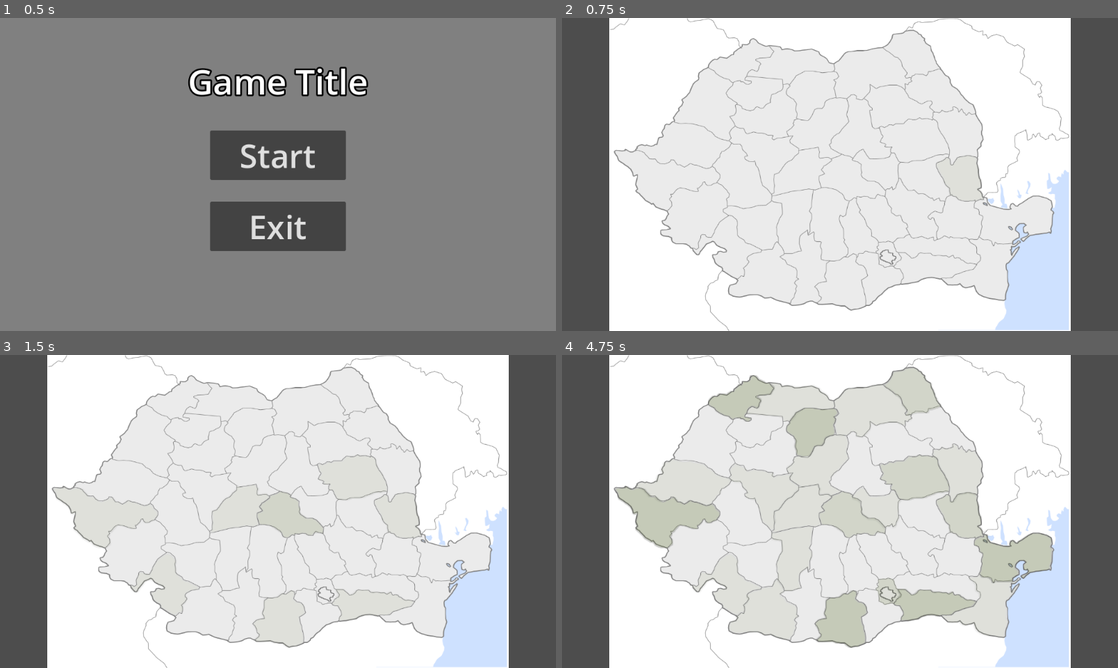
Above: before the commit, frames 1-4 (two rows, left to right).
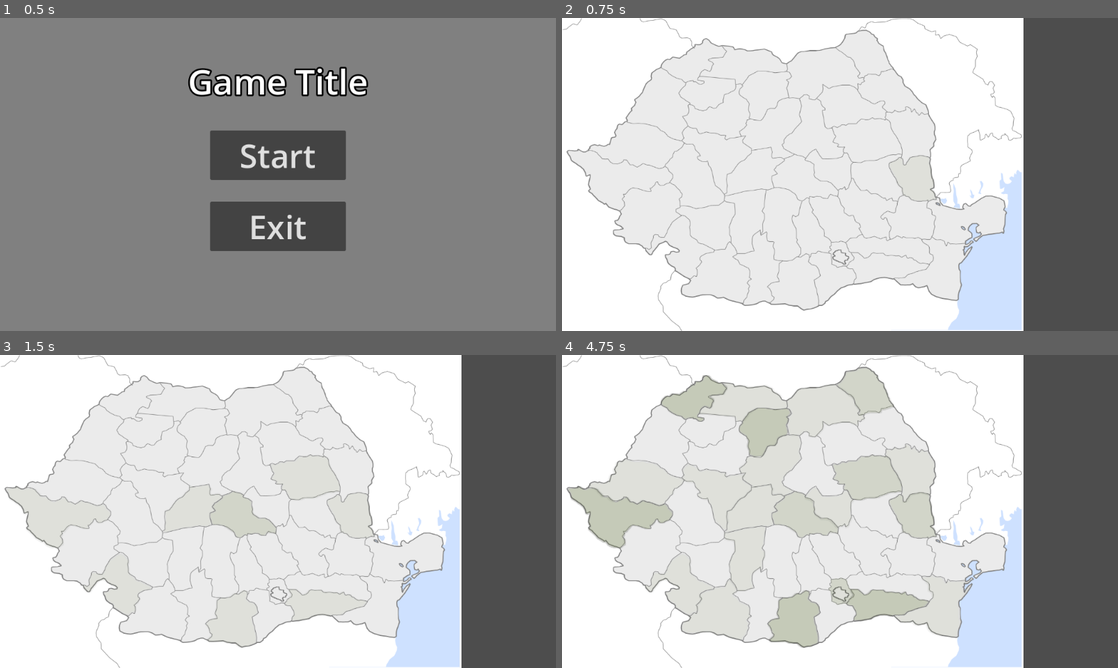
Above: after the commit, the same moments.

Repository: Yuichiro021/TechnoByte
Game: Godot game, scene res://main_menu/main_menu.tscn
The game is run twice, just before and just after one commit, with the same random seed, the same clock (stepped at 60 frames per second) and the same inputs.
Inputs (mouse positions are in pixels of both pictures, inside the frame that each line leads up to):
- Up to frame 1 (0.5 s): no input
- Up to frame 2 (0.75 s): click "Start" at 0.5 s
- Up to frame 3 (1.5 s): move the mouse to (400, 495) at 1.27 s; click (400, 495) at 1.42 s
- Up to frame 4 (4.75 s): move the mouse to (728, 527) at 2.02 s; click (728, 527) at 2.17 s; move the mouse to (895, 442) at 2.77 s; click (895, 442) at 2.92 s; move the mouse to (812, 574) at 3.52 s; click (812, 574) at 3.67 s; move the mouse to (1006, 558) at 4.27 s; click (1006, 558) at 4.42 s

Frame 1 is identical in both runs. In frame 2, 28% of the frame differs, in the area x 0-92%, y 0-100%; in frame 3, 30%; in frame 4, 43%.

Commit message:
change poz

Diff:
--- a/Scenes/PH.gd
+++ /dev/null
@@ -1,12 +0,0 @@
-extends Area2D
-
-func _on_area_entered(area):
-	if area is CollisionPolygon2D:
-		print("Shape clicked")
-# Called when the node enters the scene tree for the first time.
-func _ready():
-	connect("area_entered",self,"_on_area_entered")
-
-# Called every frame. 'delta' is the elapsed time since the previous frame.
-func _process(delta):
-	pass
--- a/Scenes/level1.tscn
+++ b/Scenes/level1.tscn
@@ -47,16 +47,12 @@
 [node name="Node" type="Node"]
 
 [node name="TextureRect" type="TextureRect" parent="."]
-anchors_preset = 8
-anchor_left = 0.5
+anchors_preset = 4
 anchor_top = 0.5
-anchor_right = 0.5
 anchor_bottom = 0.5
-offset_left = -425.0
 offset_top = -288.0
-offset_right = 425.0
+offset_right = 850.0
 offset_bottom = 288.0
-grow_horizontal = 2
 grow_vertical = 2
 texture = ExtResource("1_0hgvy")
 expand_mode = 1
--- a/Scripts/Judete.gd
+++ b/Scripts/Judete.gd
@@ -22,6 +22,10 @@
 	print(sprite.name, " ", sprite.get_meta("Pollution"))
 	sprite.self_modulate = Color(118.0/255.0, 137.0/255.0, 72.0/255.0, float(sprite.get_meta("Pollution"))/10.0)
 
+func lower_pollution(sprite):
+	sprite.set_meta("Pollution",0)
+	sprite.self_modulate = Color(118.0/255.0, 137.0/255.0, 72.0/255.0, float(sprite.get_meta("Pollution"))/10.0)
+
 # Called every frame. 'delta' is the elapsed time since the previous frame.
 func _process(delta):
 	pass
@@ -41,4 +45,5 @@
 					if Geometry2D.is_point_in_polygon(event.position,global_points):
 						if not click_registered:
 							print("Clicked on: ",child.get_name())
+							lower_pollution(child)
 							click_registered = true
